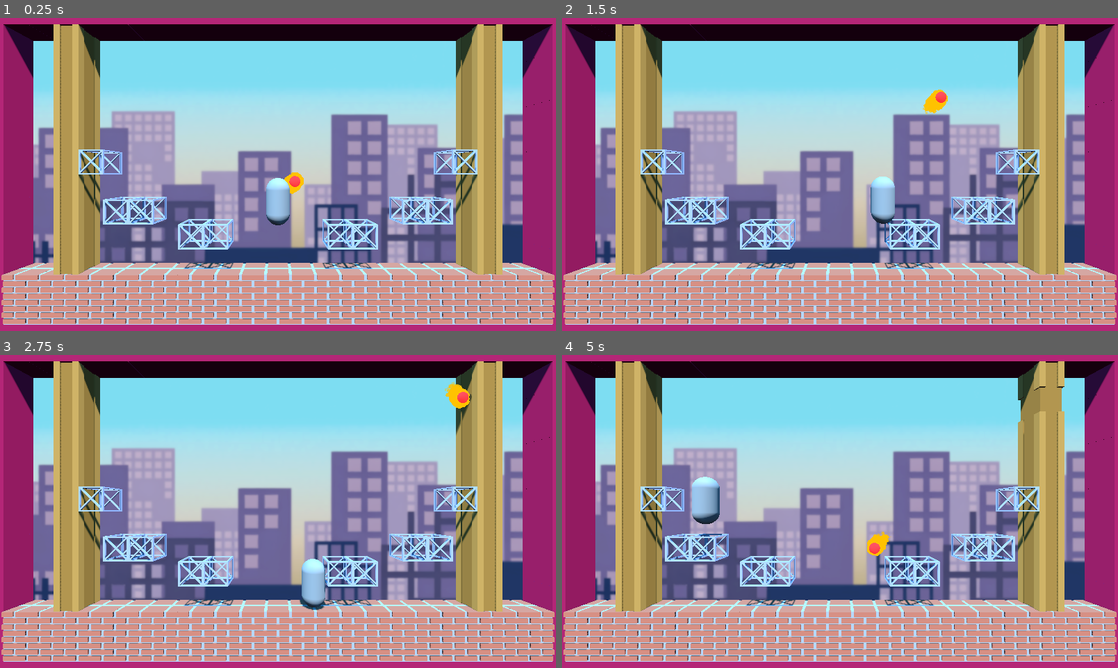
Above: before the commit, frames 1-4 (two rows, left to right).
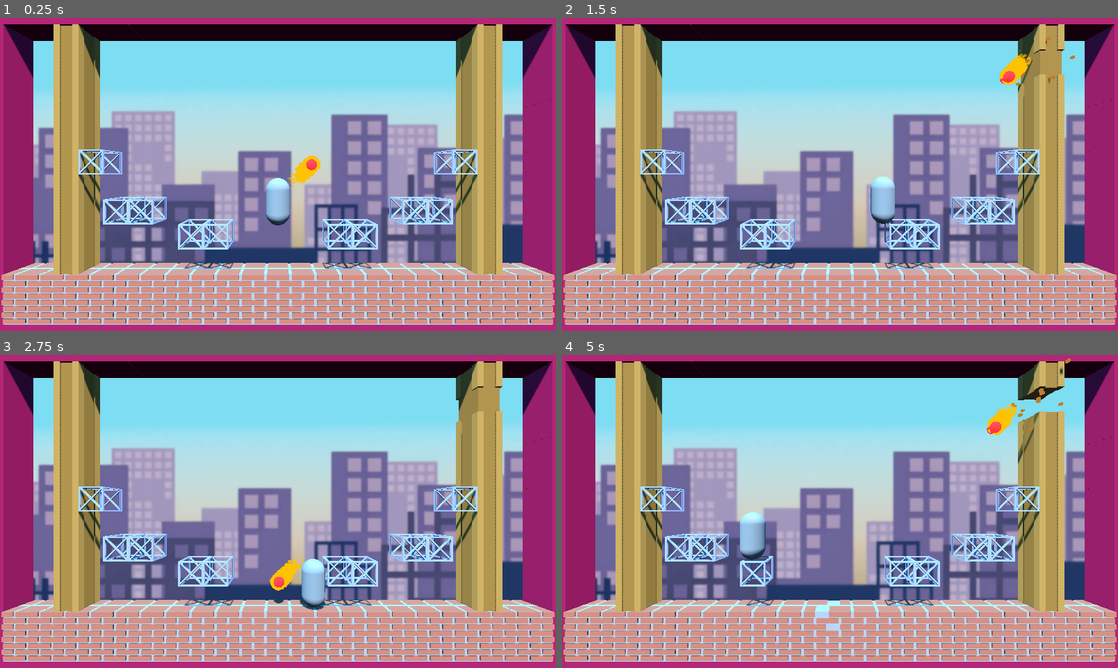
Above: after the commit, the same moments.

Repository: SnappyDragon64/Hard-Hat
Game: Godot game, scene res://sandbox.tscn
Two runs of this game, one before a commit and one after it. Both use one fixed random seed, a clock stepped at 60 frames per second and the inputs below.
Inputs:
- Up to frame 1 (0.25 s): no input
- Up to frame 2 (1.5 s): hold Right (move_right) 0.53-1.28 s; tap Space (jump) at 0.77 s; hold Left (move_left) from 1.28 s (still down)
- Up to frame 3 (2.75 s): tap Space (jump) at 1.52 s; release Left (move_left) at 2.03 s; hold Right (move_right) from 2.03 s (still down)
- Up to frame 4 (5 s): tap Space (jump) at 3.02, 3.77, 4.52 s; release Right (move_right) at 3.53 s; hold Left (move_left) from 3.53 s (still down)

The runs differ from the first frame. In frame 1, 0.4% of the frame differs, in the area x 51-58%, y 44-57%; in frame 2, 0.9%; in frame 3, 1.0%; in frame 4, 3.1%, in the area x 23-92%, y 1-89%.

Commit message:
Increased ball speed

Diff:
--- a/game/entity/ball.gd
+++ b/game/entity/ball.gd
@@ -1,7 +1,8 @@
+class_name Ball
 extends CharacterBody3D
 
 
-@export var speed: float = 4.0
+@export var speed: float = 8.0
 
 @export var scaffolding_break_particles: PackedScene
 @export var timber_break_particles: PackedScene
--- a/game/entity/ball.tscn
+++ b/game/entity/ball.tscn
@@ -76,6 +76,5 @@
 amount = 800
 lifetime = 0.2
 randomness = 1.0
-trail_lifetime = 1.0
 process_material = SubResource("ParticleProcessMaterial_8s5m3")
 draw_pass_1 = SubResource("SphereMesh_u107r")
